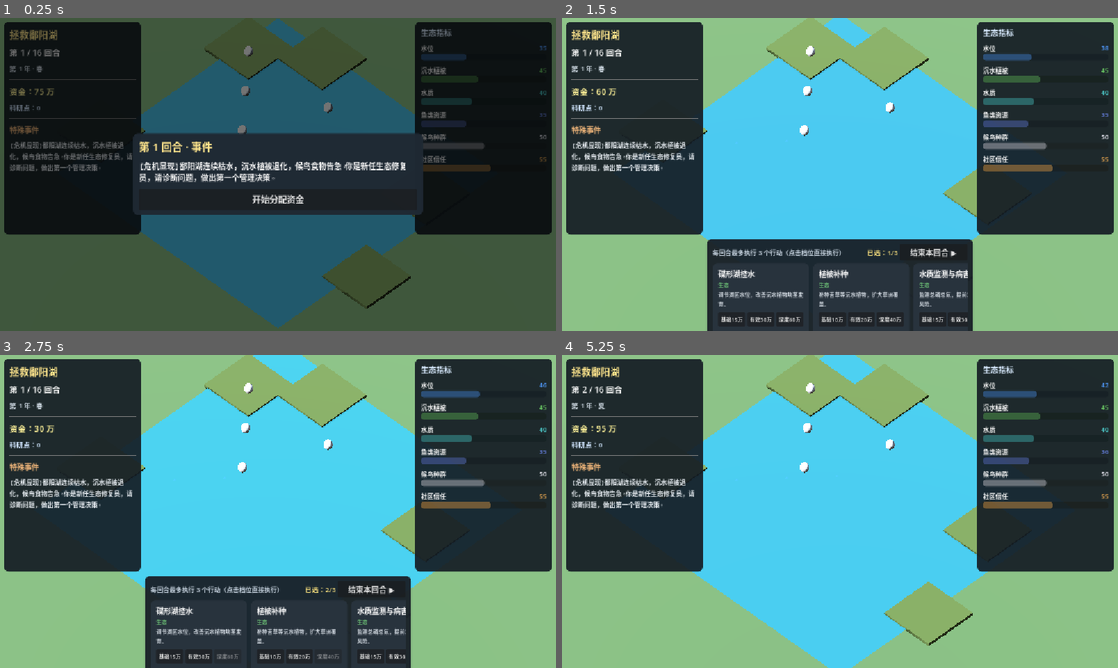
Above: before the commit, frames 1-4 (two rows, left to right).
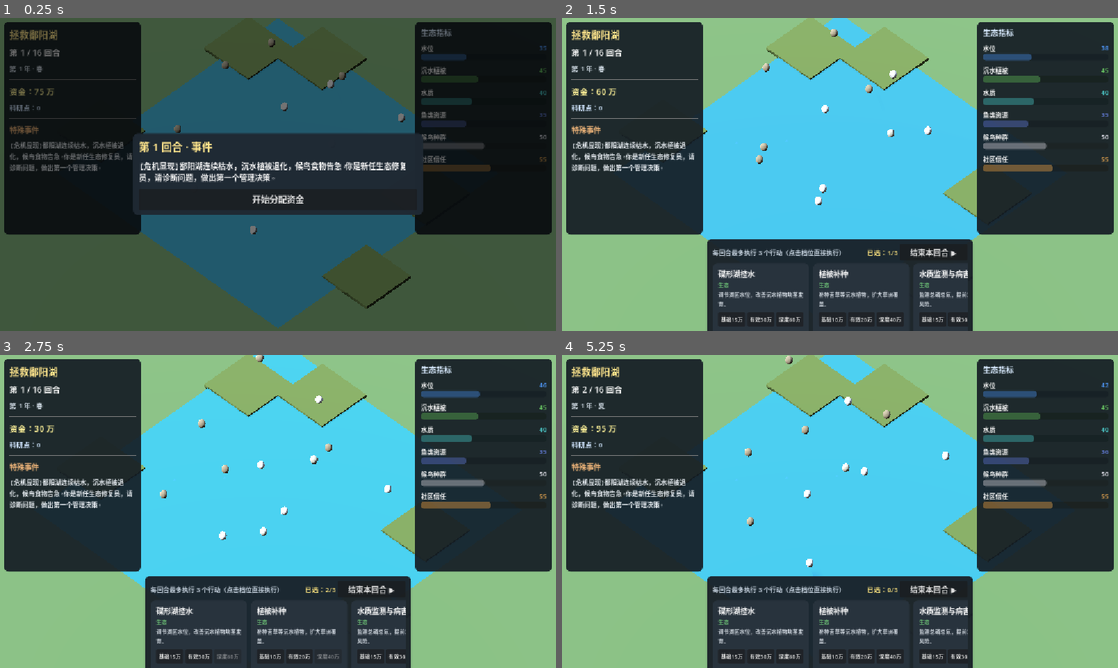
Above: after the commit, the same moments.

Repository: JoKanshin/poyanghu
Game: Godot game, scene res://scenes/main.tscn
Same seed, same stepped clock (60 frames per second), same inputs: the game is played once before the commit and once after it.
Inputs:
- Up to frame 1 (0.25 s): no input
- Up to frame 2 (1.5 s): click "开始分配资金" at 0.5 s; click "基础15万" at 1.25 s
- Up to frame 3 (2.75 s): click "有效30万" at 2 s
- Up to frame 4 (5.25 s): click "基础10万" at 2.75 s; click "结束本回合 ▶" at 3.5 s; click "继续" at 4.25 s; click "收下（继续）" at 5 s

The runs differ from the first frame. In frame 1, 0.4% of the frame differs, in the area x 31-73%, y 6-70%; in frame 2, 0.5%; in frame 3, 0.5%; in frame 4, 14%, in the area x 26-74%, y 0-100%.

Commit message:
fix: 修复回合流转bug + 新增物种系统与动态表现
- 修复无事件回合弹窗残留导致的回合跳变（turn 从1跳到3的bug）
- 新增5个物种：白鹤/东方白鹳/小天鹅/白枕鹤/雁类，各有生态角色
- 行动卡与物种联动：植被补种→白鹤+雁类增多，控水→小天鹅，等
- 地图上按物种种群数量显示会动的个体（_process驱动游走动画）
- 新增小天鹅知识卡

Diff:
--- a/scripts/game_state.gd
+++ b/scripts/game_state.gd
@@ -23,6 +23,44 @@
 const TIER_COST_MULT := {"basic": 0.5, "effective": 1.0, "deep": 2.0}
 const TIER_NAMES := {"basic": "基础投入", "effective": "有效投入", "deep": "深度投入"}
 
+# ==================== 物种数据 ====================
+# 每个物种有生态角色；数量受相关指标与行动联动。地图上按数量显示会动的个体。
+const SPECIES := {
+	"baihe": {
+		"name": "白鹤", "color": Color(0.95, 0.95, 0.95),
+		"role": "旗舰物种：取食苦草块茎，是人鸟冲突的核心。",
+		"drivers": ["birds", "vegetation"],
+	},
+	"dongfangbaihuan": {
+		"name": "东方白鹳", "color": Color(0.15, 0.15, 0.22),
+		"role": "鱼类取食者：湿地健康的指示物种。",
+		"drivers": ["birds", "fish"],
+	},
+	"xiaotiane": {
+		"name": "小天鹅", "color": Color(0.90, 0.90, 0.85),
+		"role": "浅水滤食者：对碟形湖水位变化最敏感。",
+		"drivers": ["birds", "water_level"],
+	},
+	"baizhenhe": {
+		"name": "白枕鹤", "color": Color(0.78, 0.78, 0.72),
+		"role": "杂食性：喜在农田与草洲交界处觅食稻谷。",
+		"drivers": ["birds", "community"],
+	},
+	"yanlei": {
+		"name": "雁类", "color": Color(0.62, 0.57, 0.47),
+		"role": "草洲取食者：数量庞大，是食物链的基础。",
+		"drivers": ["birds", "vegetation"],
+	},
+}
+
+# 行动卡 → 直接提升的物种（体现「某种选项导致物种增多」）
+const ACTION_SPECIES_BONUS := {
+	"veg_restore": {"baihe": 8, "yanlei": 8},
+	"water_control": {"xiaotiane": 8},
+	"bird_canteen": {"baihe": 6, "baizhenhe": 6},
+	"patrol": {"dongfangbaihuan": 6},
+}
+
 # ==================== 行动卡数据 ====================
 # effects: [{metric, delta, delay}]  delay=0 即时；>0 进延迟队列
 const ACTION_CARDS := [
@@ -177,6 +215,14 @@
 		"threat": "沉水植被退化导致食物不足，转向农田觅食。",
 		"management": "保护碟形湖与草洲，营建候鸟食堂。",
 		"condition": "turn == 2",
+	},
+	"bird_xiaotiane": {
+		"name": "小天鹅", "category": "鸟类", "trigger": "observation",
+		"short": "体型较小的天鹅，嘴基黄黑，是国家二级保护动物。",
+		"ecology": "浅水滤食者，靠碟形湖浅水区觅食沉水植物与底栖动物。",
+		"threat": "水位异常波动会让浅水觅食地消失，种群随之下滑。",
+		"management": "碟形湖控水应维持适宜浅水深度，保障小天鹅觅食地。",
+		"condition": "turn == 3",
 	},
 	"bird_dongfang": {
 		"name": "东方白鹳", "category": "鸟类", "trigger": "observation",
@@ -239,6 +285,7 @@
 var carry: int = 0          # 结转下回合
 var research_points: int = 0
 var metrics: Dictionary = {}
+var species_pop: Dictionary = {}     # 每物种数量 0-100
 var effects_queue: Array = []       # 延迟效果 {metric, delta, remaining, source}
 var used_action_ids: Array = []     # 本回合已执行的卡
 var knowledge_unlocked: Array = []
@@ -279,7 +326,23 @@
 		"birds": 50,
 		"community": 55,
 	}
+	_sync_species()
 	start_new_turn()
+
+
+## 将物种数量同步到目标值（由驱动指标决定）
+func _sync_species() -> void:
+	for sid in SPECIES:
+		species_pop[sid] = _species_target(sid)
+
+
+## 物种目标数量 = 驱动指标均值（0-100）
+func _species_target(sid: String) -> int:
+	var drivers: Array = SPECIES[sid]["drivers"]
+	var sum := 0
+	for d in drivers:
+		sum += metrics[d]
+	return int(sum / drivers.size())
 
 
 ## 回合开始：结算拨款 + 扣运营支出
@@ -347,6 +410,11 @@
 	if card_id == "research":
 		research_points += {"basic": 1, "effective": 2, "deep": 3}[tier]
 
+	# 行动对特定物种的直接加成（某选项让某物种增多）
+	if ACTION_SPECIES_BONUS.has(card_id):
+		for sid in ACTION_SPECIES_BONUS[card_id]:
+			species_pop[sid] = clampi(species_pop[sid] + ACTION_SPECIES_BONUS[card_id][sid], 0, 100)
+
 	funds_changed.emit()
 	metrics_changed.emit()
 	return true
@@ -376,6 +444,7 @@
 	if metrics["community"] < 40 and not used_action_ids.has("community_comp"):
 		_apply_delta("community", -3)
 
+	_sync_species()
 	metrics_changed.emit()
 
 
--- a/scripts/main.gd
+++ b/scripts/main.gd
@@ -48,6 +48,7 @@
 var fish_nodes: Array = []
 var village_mesh: MeshInstance3D
 var village_mat: StandardMaterial3D
+var species_views: Dictionary = {}  # sid -> {node, meshes[], base_positions[], speeds[]}
 
 
 func _ready() -> void:
@@ -109,19 +110,8 @@
 		grass_nodes.append(mi)
 		grass_mats.append(mat)
 
-	# 鸟群（8 只白鹤占位）
-	for i in 8:
-		var mi := MeshInstance3D.new()
-		var sm := SphereMesh.new()
-		sm.radius = 0.22
-		sm.height = 0.55
-		mi.mesh = sm
-		mi.position = Vector3(-6 + i * 1.8, 1.3, -4 + (i % 3) * 2.0)
-		var mat := StandardMaterial3D.new()
-		mat.albedo_color = Color(0.95, 0.95, 0.95)
-		mi.material_override = mat
-		lake_view.add_child(mi)
-		bird_nodes.append(mi)
+	# 鸟群（8 只白鹤占位）—— 替换为多物种动态个体系统
+	_build_species_views(lake_view)
 
 	# 鱼群（8 条占位，水下）
 	for i in 8:
@@ -153,6 +143,69 @@
 	root.add_child.call_deferred(lake_view)
 
 
+func _process(delta: float) -> void:
+	# 物种个体在各自位置附近游走
+	var time := Time.get_ticks_msec() / 1000.0
+	for sid in species_views:
+		var view: Dictionary = species_views[sid]
+		var meshes: Array = view["meshes"]
+		var bases: Array = view["bases"]
+		var speeds: Array = view["speeds"]
+		var phases: Array = view["phases"]
+		for i in meshes.size():
+			var mi: MeshInstance3D = meshes[i]
+			var b: Vector3 = bases[i]
+			var sp: float = speeds[i]
+			var ph: float = phases[i]
+			mi.position = b + Vector3(
+				sin(time * sp + ph) * 1.2,
+				sin(time * sp * 1.7 + ph) * 0.25,
+				cos(time * sp + ph) * 1.2
+			)
+
+
+## 为每个物种生成一组会动的个体（最多 12 个/物种）
+func _build_species_views(parent: Node3D) -> void:
+	for sid in GameState.SPECIES:
+		var color: Color = GameState.SPECIES[sid]["color"]
+		var meshes: Array = []
+		var bases: Array = []
+		var speeds: Array = []
+		var phases: Array = []
+		for i in 12:
+			var mi := MeshInstance3D.new()
+			var sm := SphereMesh.new()
+			sm.radius = 0.18
+			sm.height = 0.45
+			mi.mesh = sm
+			mi.visible = false
+			var mat := StandardMaterial3D.new()
+			mat.albedo_color = color
+			mi.material_override = mat
+			parent.add_child(mi)
+			meshes.append(mi)
+			# 每个物种在湖区不同区域活动
+			var base := Vector3(
+				(-7 + i * 1.4) + (sid.length() % 3) * 2.0,
+				1.0,
+				-5 + (i % 4) * 3.0
+			)
+			bases.append(base)
+			speeds.append(0.6 + (i % 5) * 0.2)
+			phases.append(i * 1.3)
+		species_views[sid] = {"meshes": meshes, "bases": bases, "speeds": speeds, "phases": phases}
+
+
+func _update_species_views() -> void:
+	for sid in GameState.SPECIES:
+		var pop: int = GameState.species_pop.get(sid, 0)
+		var count: int = int(pop / 8.0)  # 0-100 → 0-12 个
+		var view: Dictionary = species_views[sid]
+		var meshes: Array = view["meshes"]
+		for i in meshes.size():
+			meshes[i].visible = i < count
+
+
 func _update_3d() -> void:
 	var m: Dictionary = GameState.metrics
 	var wscale := lerpf(0.55, 1.35, float(m["water_level"]) / 100.0)
@@ -164,13 +217,12 @@
 		grass_mats[i].albedo_color = Color(0.55 - 0.3 * v, 0.35 + 0.35 * v, 0.20 + 0.15 * v)
 		grass_nodes[i].visible = m["vegetation"] > (10 + i * 8)
 
-	var nbird := int(m["birds"] / 12.0)
-	for i in bird_nodes.size():
-		bird_nodes[i].visible = i < nbird
-
 	var nfish := int(m["fish"] / 12.0)
 	for i in fish_nodes.size():
 		fish_nodes[i].visible = i < nfish
+
+	# 物种个体数量随物种种群增减
+	_update_species_views()
 
 	var cv := float(m["community"]) / 100.0
 	village_mat.albedo_color = Color(0.45 + 0.35 * cv, 0.32 + 0.25 * cv, 0.22 + 0.1 * cv)
@@ -472,6 +524,10 @@
 		_show_report(GameState.generate_report())
 	else:
 		GameState.start_new_turn()
+		# start_new_turn 会触发事件信号（有事件回合）。无事件回合不弹窗，
+		# 但知识卡弹窗此时已经关闭，所以直接进入分配阶段即可。
+		if not popup_root.visible:
+			_enter_allocate()
 
 
 func _on_game_end(report: Dictionary) -> void:
